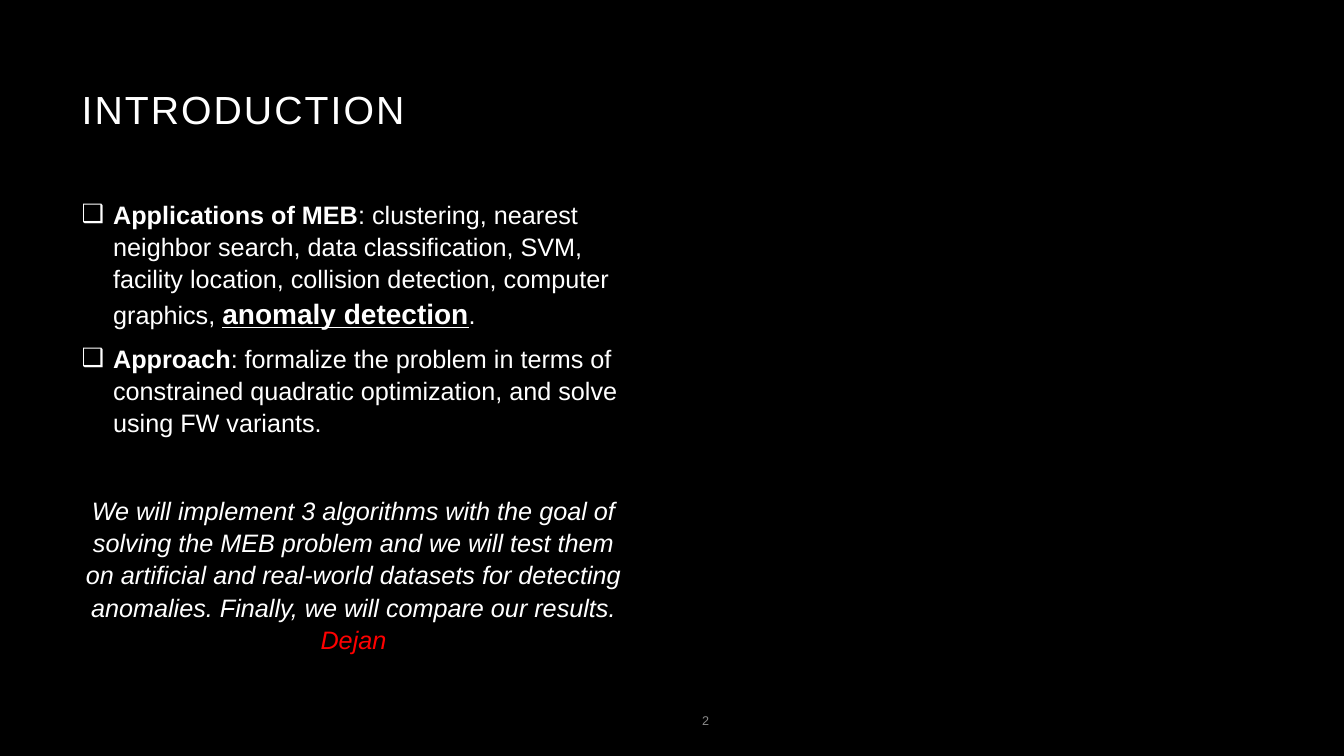
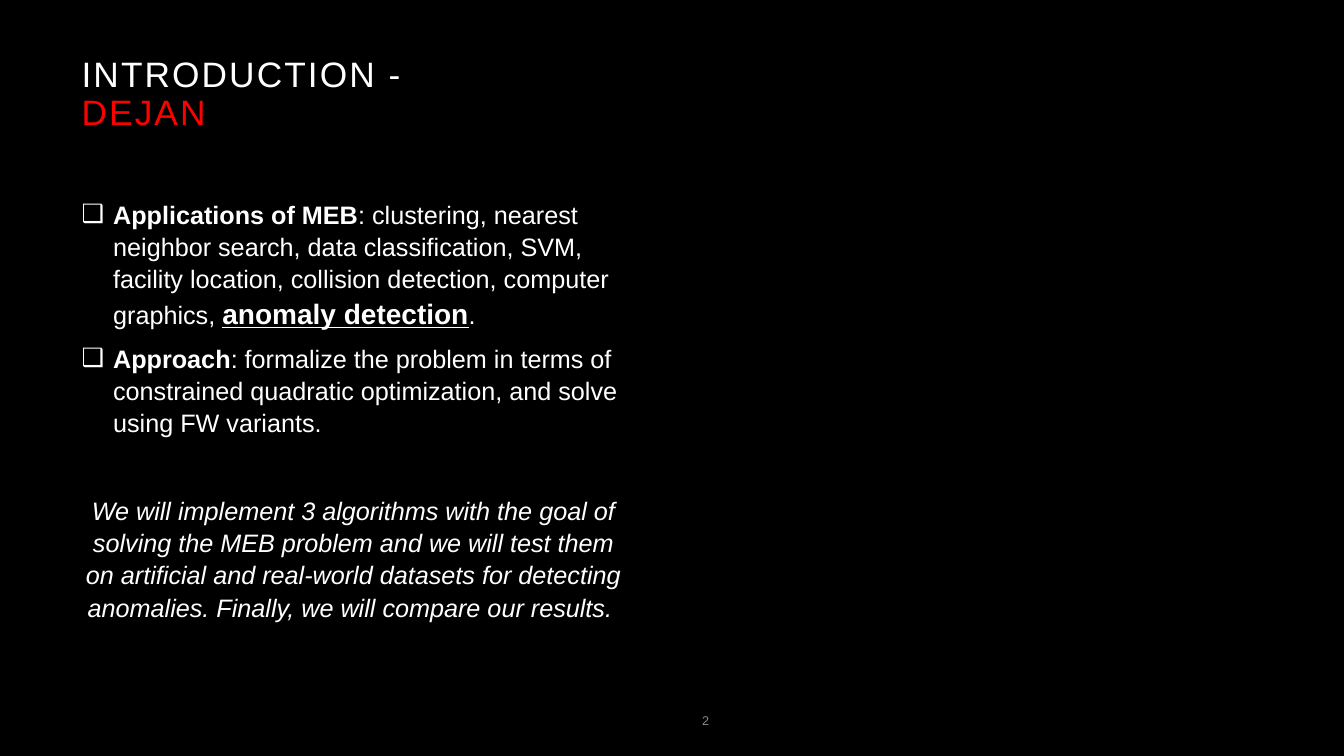
Before and after one commit to suleymanerim1/MEB_FrankWolfe_Optimization, a slide deck: slide 2 of Theory/Minimum Enclosing Ball for FW_Updated.pptx. Drawn at 1344x756 pixels with LibreOffice and Linux fonts; fonts in the diff are those of the drawing; background and template pictures are left out. Boxes give left, top, right and bottom in pixels: in the first picture for what was removed or moved away, otherwise in the second. Text is boxed around its words. In the diff, an @@ line names an element or a change of style, - is before the commit and + after.

```diff
--- a/Theory/Minimum Enclosing Ball for FW_Updated.pptx
+++ b/Theory/Minimum Enclosing Ball for FW_Updated.pptx
@@ title at (x1=82, y1=62, x2=375, y2=126): text changed; size 28 to 25.2 pt @@
-INTRODUCTION
+INTRODUCTION - DEJAN
@@ text at (x1=86, y1=501, x2=620, y2=622): text changed @@
-We will implement 3 algorithms with the goal of solving the MEB problem and we will test them on artificial and real-world datasets for detecting anomalies. Finally, we will compare our results. Dejan
+We will implement 3 algorithms with the goal of solving the MEB problem and we will test them on artificial and real-world datasets for detecting anomalies. Finally, we will compare our results.
```
Also in this commit, not shown: 6 other slides changed.
